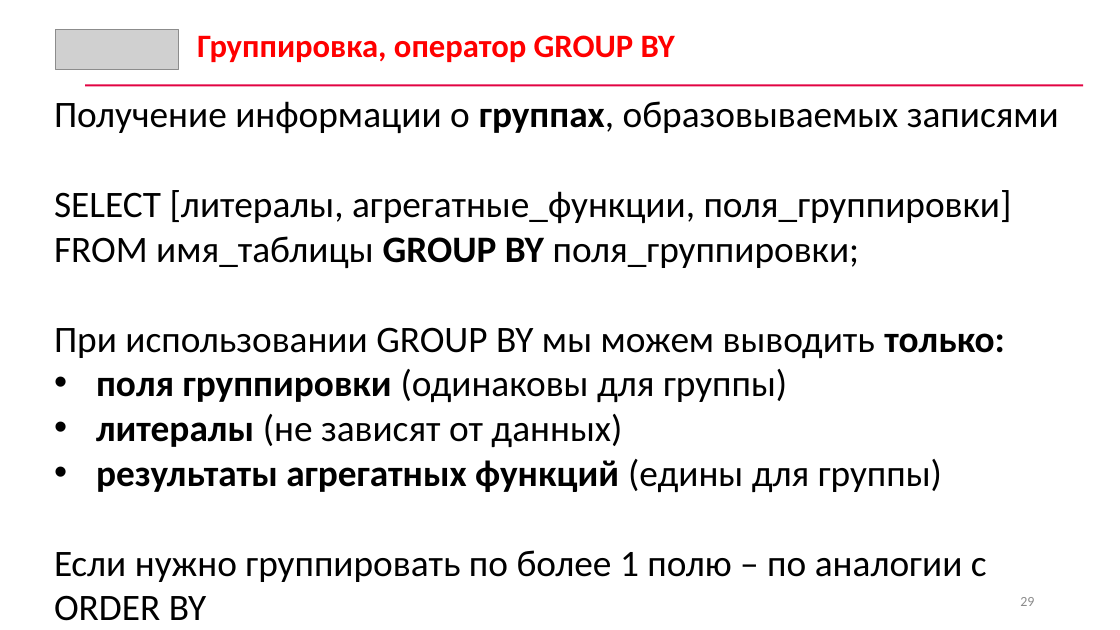
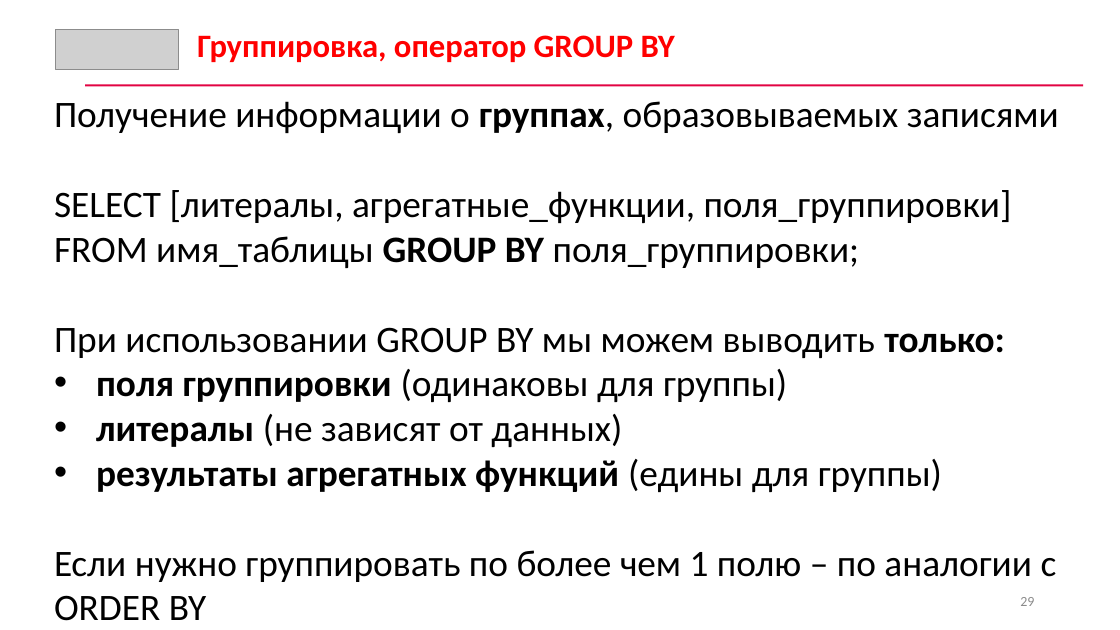
Before and after one commit to CyberLympha/data-analyze-for-cybersecurity, a slide deck: slide 29 of Лекции/3/Лекция 3 Методы хранения и анализа информации.pptx. Drawn at 1120x630 pixels with LibreOffice and Linux fonts; fonts in the diff are those of the drawing; grey boxes stand for pictures. Boxes give left, top, right and bottom in pixels: in the first picture for what was removed or moved away, otherwise in the second. Text is boxed around its words. In the diff, an @@ line names an element or a change of style, - is before the commit and + after.

```diff
--- a/Лекции/3/Лекция 3 Методы хранения и анализа информации.pptx
+++ b/Лекции/3/Лекция 3 Методы хранения и анализа информации.pptx
@@ text at box(54, 550, 1057, 621): text changed @@
-Если нужно группировать по более 1 полю – по аналогии с ORDER BY
+Если нужно группировать по более чем 1 полю – по аналогии с ORDER BY
```
Also in this commit, not shown: 7 other slides changed, 1 other file.
